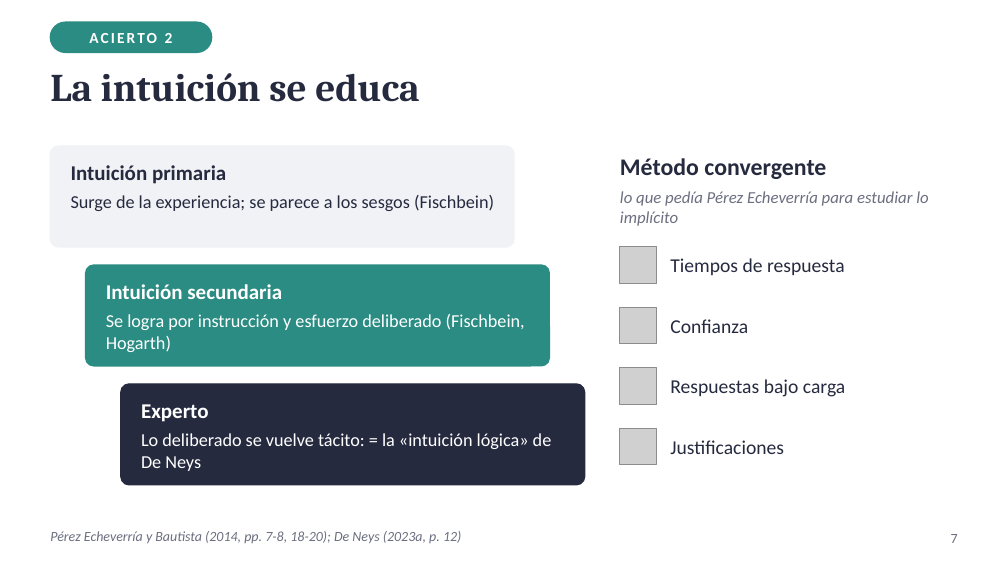
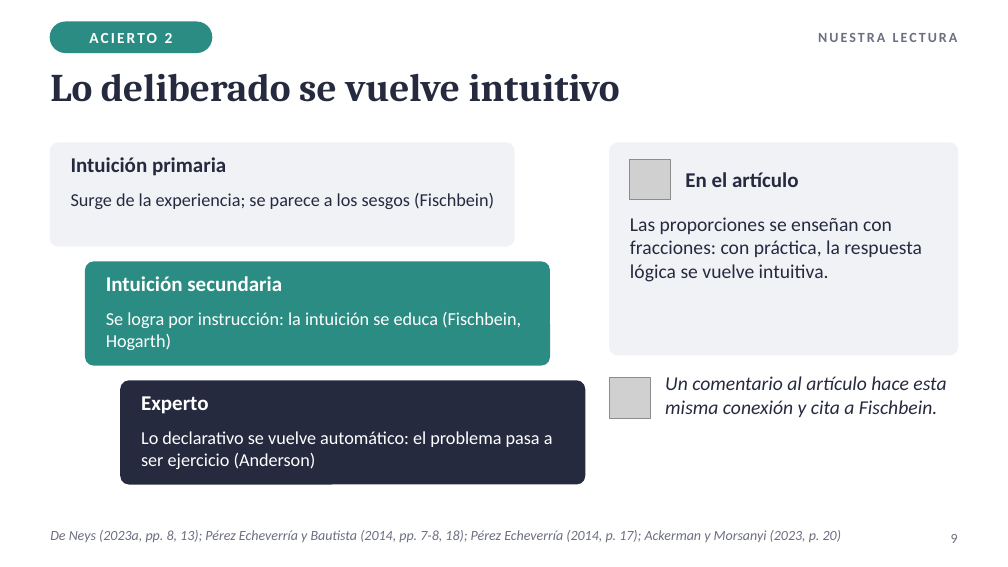
Before and after one commit to Franco4447/psicologia-favaloro, a slide deck: slide 9 of 2do Año/Procesos Básicos III/6_Entregables/U03_PresentacionArticulo_FastAndSlowThinking_Diapositivas.pptx (slide 7 before the commit). Drawn at 1008x567 pixels with LibreOffice and Linux fonts; fonts in the diff are those of the drawing; grey boxes stand for pictures. Boxes give left, top, right and bottom in pixels: in the first picture for what was removed or moved away, otherwise in the second. Text is boxed around its words. In the diff, an @@ line names an element or a change of style, - is before the commit and + after.

```diff
--- a/2do Año/Procesos Básicos III/6_Entregables/U03_PresentacionArticulo_FastAndSlowThinking_Diapositivas.pptx
+++ b/2do Año/Procesos Básicos III/6_Entregables/U03_PresentacionArticulo_FastAndSlowThinking_Diapositivas.pptx
@@ text added at box(818, 33, 958, 42), 10 pt, text #6B6F80, bold @@
+NUESTRA LECTURA
@@ title at box(50, 73, 620, 102): text changed @@
-La intuición se educa
+Lo deliberado se vuelve intuitivo
@@ rounded rectangle added at box(610, 143, 958, 355), fill #F1F2F6, outline #F1F2F6 1 pt @@
@@ text removed at box(620, 158, 826, 179) @@
-Método convergente
@@ picture added at box(630, 159, 670, 200) @@
@@ text at box(685, 172, 799, 187): text changed; size 14 to 15 pt; bold on @@
-Tiempos de respuesta
+En el artículo
@@ text removed at box(620, 191, 928, 226) @@
-lo que pedía Pérez Echeverría para estudiar lo implícito
@@ text added at box(630, 217, 922, 282), 14 pt, text #262A3F @@
+Las proporciones se enseñan con fracciones: con práctica, la respuesta lógica se vuelve intuitiva.
@@ picture removed at box(620, 247, 656, 283) @@
@@ text at box(106, 312, 521, 350): text changed @@
-Se logra por instrucción y esfuerzo deliberado (Fischbein, Hogarth)
+Se logra por instrucción: la intuición se educa (Fischbein, Hogarth)
@@ picture removed at box(620, 307, 656, 344) @@
@@ text removed at box(670, 319, 748, 333) @@
-Confianza
@@ proportions changed in 3 elements at box(86, 262, 549, 365), box(50, 143, 514, 246), box(121, 381, 585, 484) @@
@@ vertical alignment middle to top in 3 elements at box(106, 276, 282, 291), box(71, 157, 226, 176), box(141, 396, 208, 414) @@
@@ picture: place and size @@
-picture at box(620, 428, 656, 465)
+picture at box(610, 378, 650, 418)
@@ picture removed at box(620, 368, 656, 404) @@
@@ text added at box(665, 376, 946, 417), 14 pt, text #262A3F, italic @@
+Un comentario al artículo hace esta misma conexión y cita a Fischbein.
@@ text removed at box(670, 379, 845, 397) @@
-Respuestas bajo carga
@@ text at box(141, 431, 553, 469): text changed @@
-Lo deliberado se vuelve tácito: = la «intuición lógica» de De Neys
+Lo declarativo se vuelve automático: el problema pasa a ser ejercicio (Anderson)
@@ text removed at box(670, 440, 784, 454) @@
-Justificaciones
@@ text at box(50, 530, 841, 542): text changed @@
-Pérez Echeverría y Bautista (2014, pp. 7-8, 18-20); De Neys (2023a, p. 12)
+De Neys (2023a, pp. 8, 13); Pérez Echeverría y Bautista (2014, pp. 7-8, 18); Pérez Echeverría (2014, p. 17); Ackerman y Morsanyi (2023, p. 20)
@@ page number at box(951, 534, 958, 543): text changed @@
-7
+9
```
Also in this commit, not shown: 10 other slides changed, 6 slides added, 3 other files.
